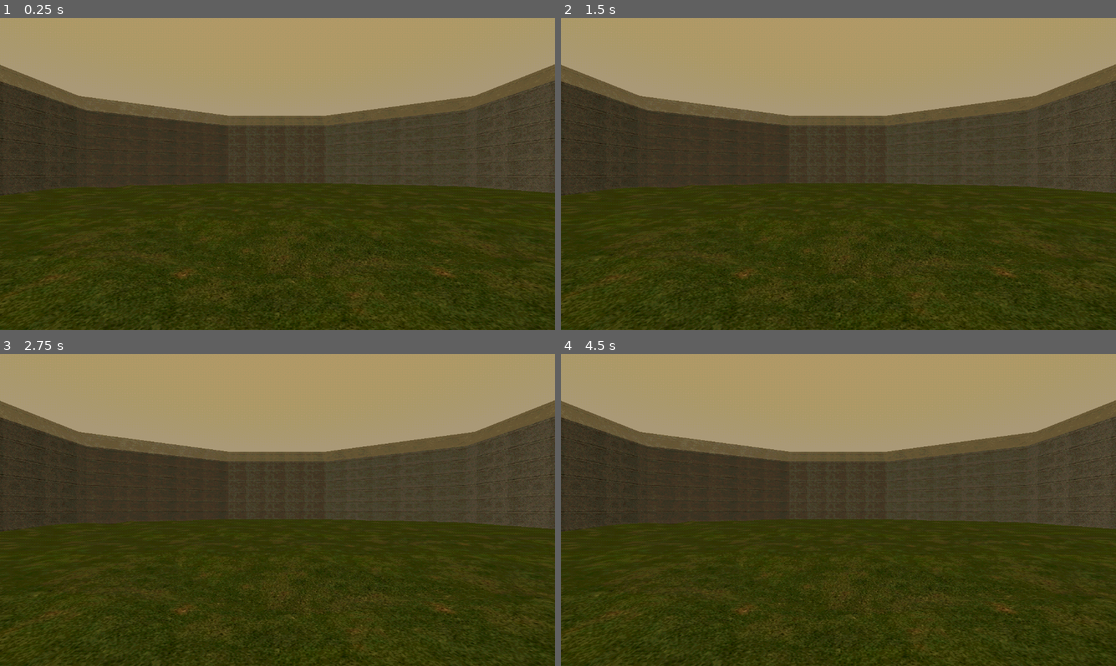
Above: before the commit, frames 1-4 (two rows, left to right).
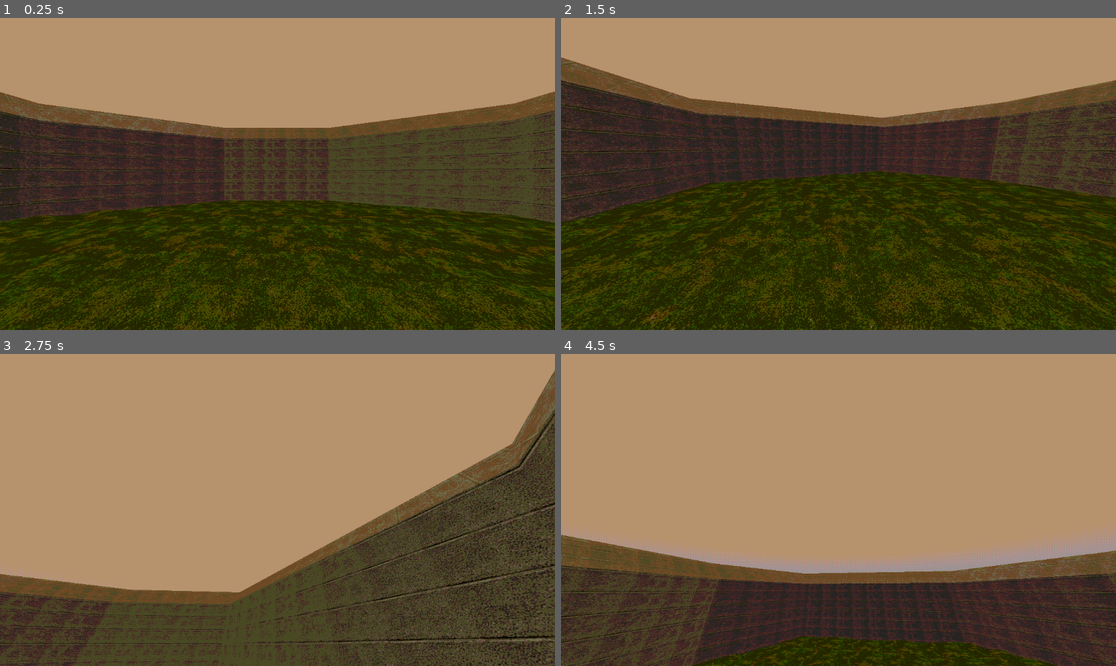
Above: after the commit, the same moments.

Repository: GamesNotFound/city-essence
Game: Godot game, scene res://scenes/game/game.tscn
The game is run twice, just before and just after one commit, with the same random seed, the same clock (stepped at 60 frames per second) and the same inputs.
Inputs (mouse positions are in pixels of both pictures, inside the frame that each line leads up to):
- Up to frame 1 (0.25 s): no input
- Up to frame 2 (1.5 s): tap Enter at 0.5 s; move the mouse to (960, 158) at 0.52 s; hold D (right, bound only after the commit) 0.53-1.28 s; tap Space (jump, bound only after the commit) at 0.6, 0.77, 1.07, 1.35 s; move the mouse to (727, 189) at 1.27 s; hold S (down, bound only after the commit) from 1.28 s (still down)
- Up to frame 3 (2.75 s): tap Space (jump, bound only after the commit) at 1.52, 1.82, 2.1 s; move the mouse to (333, 441) at 2.02 s; release S (down, bound only after the commit) at 2.03 s; hold D (right, bound only after the commit) from 2.03 s (still down)
- Up to frame 4 (4.5 s): move the mouse to (810, 572) at 2.77 s; release D (right, bound only after the commit) at 2.78 s; hold W (up, bound only after the commit) 2.78-3.53 s; tap Space (jump, bound only after the commit) at 2.85, 3.02, 3.32, 3.6, 3.77, 4.07, 4.35 s; move the mouse to (1005, 556) at 3.52 s; hold A (left, bound only after the commit) from 3.53 s (still down); move the mouse to (672, 463) at 4.27 s

The runs differ from the first frame. In frame 1, 25% of the frame differs, in the area x 0-100%, y 14-100%; in frame 2, 23%; in frame 3, 61%; in frame 4, 65%.

Commit message:
player básico

Diff:
--- a/project.godot
+++ b/project.godot
@@ -14,3 +14,41 @@
 run/main_scene="res://scenes/game/game.tscn"
 config/features=PackedStringArray("4.3", "Forward Plus")
 config/icon="res://icon.svg"
+
+[input]
+
+up={
+"deadzone": 0.5,
+"events": [Object(InputEventKey,"resource_local_to_scene":false,"resource_name":"","device":-1,"window_id":0,"alt_pressed":false,"shift_pressed":false,"ctrl_pressed":false,"meta_pressed":false,"pressed":false,"keycode":0,"physical_keycode":87,"key_label":0,"unicode":119,"location":0,"echo":false,"script":null)
+]
+}
+down={
+"deadzone": 0.5,
+"events": [Object(InputEventKey,"resource_local_to_scene":false,"resource_name":"","device":-1,"window_id":0,"alt_pressed":false,"shift_pressed":false,"ctrl_pressed":false,"meta_pressed":false,"pressed":false,"keycode":0,"physical_keycode":83,"key_label":0,"unicode":115,"location":0,"echo":false,"script":null)
+]
+}
+left={
+"deadzone": 0.5,
+"events": [Object(InputEventKey,"resource_local_to_scene":false,"resource_name":"","device":-1,"window_id":0,"alt_pressed":false,"shift_pressed":false,"ctrl_pressed":false,"meta_pressed":false,"pressed":false,"keycode":0,"physical_keycode":65,"key_label":0,"unicode":97,"location":0,"echo":false,"script":null)
+]
+}
+right={
+"deadzone": 0.5,
+"events": [Object(InputEventKey,"resource_local_to_scene":false,"resource_name":"","device":-1,"window_id":0,"alt_pressed":false,"shift_pressed":false,"ctrl_pressed":false,"meta_pressed":false,"pressed":false,"keycode":0,"physical_keycode":68,"key_label":0,"unicode":100,"location":0,"echo":false,"script":null)
+]
+}
+jump={
+"deadzone": 0.5,
+"events": [Object(InputEventKey,"resource_local_to_scene":false,"resource_name":"","device":-1,"window_id":0,"alt_pressed":false,"shift_pressed":false,"ctrl_pressed":false,"meta_pressed":false,"pressed":false,"keycode":0,"physical_keycode":32,"key_label":0,"unicode":32,"location":0,"echo":false,"script":null)
+]
+}
+sprint={
+"deadzone": 0.5,
+"events": [Object(InputEventKey,"resource_local_to_scene":false,"resource_name":"","device":-1,"window_id":0,"alt_pressed":false,"shift_pressed":false,"ctrl_pressed":false,"meta_pressed":false,"pressed":false,"keycode":0,"physical_keycode":4194325,"key_label":0,"unicode":0,"location":0,"echo":false,"script":null)
+]
+}
+quit={
+"deadzone": 0.5,
+"events": [Object(InputEventKey,"resource_local_to_scene":false,"resource_name":"","device":-1,"window_id":0,"alt_pressed":false,"shift_pressed":false,"ctrl_pressed":false,"meta_pressed":false,"pressed":false,"keycode":0,"physical_keycode":4194305,"key_label":0,"unicode":0,"location":0,"echo":false,"script":null)
+]
+}
--- /dev/null
+++ b/scenes/game/game.gd
@@ -0,0 +1,6 @@
+extends Node
+
+
+func _unhandled_input(event: InputEvent) -> void:
+	if event.is_action_pressed("quit"):
+		get_tree().quit()
--- a/scenes/game/game.tscn
+++ b/scenes/game/game.tscn
@@ -1,12 +1,14 @@
-[gd_scene load_steps=9 format=3 uid="uid://dro4t7ckgqb0g"]
+[gd_scene load_steps=11 format=3 uid="uid://dro4t7ckgqb0g"]
 
+[ext_resource type="Script" path="res://scenes/game/game.gd" id="1_i65mk"]
 [ext_resource type="Shader" path="res://shader/psx_dither.gdshader" id="1_xqin5"]
 [ext_resource type="Shader" path="res://shader/psx_fade.gdshader" id="2_tsjj2"]
 [ext_resource type="PackedScene" uid="uid://bcyppxojr31wb" path="res://scenes/levels/test.tscn" id="3_t5fk6"]
+[ext_resource type="PackedScene" uid="uid://bp46t2ugcyb41" path="res://scenes/player/player.tscn" id="4_3bajd"]
 
 [sub_resource type="ShaderMaterial" id="ShaderMaterial_gyct1"]
 shader = ExtResource("1_xqin5")
-shader_parameter/color_depth = 4
+shader_parameter/color_depth = 3
 shader_parameter/dithering = true
 
 [sub_resource type="ShaderMaterial" id="ShaderMaterial_clxld"]
@@ -25,11 +27,13 @@
 sky = SubResource("Sky_3i0em")
 ssr_enabled = true
 ssao_enabled = true
+ssao_radius = 3.33
 ssao_intensity = 5.42
 ssil_enabled = true
 sdfgi_enabled = true
 
 [node name="Game" type="Node"]
+script = ExtResource("1_i65mk")
 
 [node name="DitheringContainer" type="SubViewportContainer" parent="."]
 material = SubResource("ShaderMaterial_gyct1")
@@ -65,9 +69,7 @@
 
 [node name="Test" parent="DitheringContainer/DitheringViewport/FadeOutContainer/SubViewport" instance=ExtResource("3_t5fk6")]
 
-[node name="Camera3D" type="Camera3D" parent="DitheringContainer/DitheringViewport/FadeOutContainer/SubViewport/Test"]
-transform = Transform3D(1, 0, 0, 0, 1, 0, 0, 0, 1, 0, 0.464965, 3.00428)
-current = true
+[node name="Player" parent="DitheringContainer/DitheringViewport/FadeOutContainer/SubViewport/Test" instance=ExtResource("4_3bajd")]
 
 [node name="WorldEnvironment" type="WorldEnvironment" parent="DitheringContainer/DitheringViewport/FadeOutContainer/SubViewport"]
 environment = SubResource("Environment_cvihh")
--- /dev/null
+++ b/scenes/player/player.gd
@@ -0,0 +1,39 @@
+extends CharacterBody3D
+
+const SPEED = 3.0
+const JUMP_VELOCITY = 4.5
+const SENSITIVITY = 0.005
+
+@onready var head: Node3D = $Head
+@onready var camera: Camera3D = $Head/Camera3D
+
+func _ready() -> void:
+	Input.set_mouse_mode(Input.MOUSE_MODE_CAPTURED)
+
+func _unhandled_input(event: InputEvent) -> void:
+	if event is InputEventMouseMotion:
+		head.rotate_y(-event.relative.x * SENSITIVITY)
+		camera.rotate_x(-event.relative.y * SENSITIVITY)
+		camera.rotation.x = clamp(camera.rotation.x, deg_to_rad(-90), deg_to_rad(90))
+
+func _physics_process(delta: float) -> void:
+	# Add the gravity.
+	if not is_on_floor():
+		velocity += get_gravity() * delta
+
+	# Handle jump.
+	if Input.is_action_just_pressed("jump") and is_on_floor():
+		velocity.y = JUMP_VELOCITY
+
+	# Get the input direction and handle the movement/deceleration.
+	# As good practice, you should replace UI actions with custom gameplay actions.
+	var input_dir := Input.get_vector("left", "right", "up", "down")
+	var direction := (head.transform.basis * Vector3(input_dir.x, 0, input_dir.y)).normalized()
+	if direction:
+		velocity.x = direction.x * SPEED
+		velocity.z = direction.z * SPEED
+	else:
+		velocity.x = 0.0
+		velocity.z = 0.0
+
+	move_and_slide()
--- /dev/null
+++ b/scenes/player/player.tscn
@@ -0,0 +1,27 @@
+[gd_scene load_steps=4 format=3 uid="uid://bp46t2ugcyb41"]
+
+[ext_resource type="Script" path="res://scenes/player/player.gd" id="1_q047r"]
+
+[sub_resource type="BoxMesh" id="BoxMesh_sb1xk"]
+size = Vector3(0.8, 1.8, 0.8)
+
+[sub_resource type="ConvexPolygonShape3D" id="ConvexPolygonShape3D_gs6pq"]
+points = PackedVector3Array(0.4, 0.882931, 0.4, -0.4, -0.882932, -0.4, 0.4, -0.882931, -0.4, -0.4, 0.882932, -0.4, -0.4, -0.882931, 0.4, 0.4, 0.882931, -0.4, -0.4, 0.882931, 0.4, 0.4, -0.882931, 0.4)
+
+[node name="Player" type="CharacterBody3D"]
+script = ExtResource("1_q047r")
+
+[node name="MeshInstance3D" type="MeshInstance3D" parent="."]
+transform = Transform3D(1, 0, 0, 0, 1, 0, 0, 0, 1, 0, 0.9, 0)
+gi_mode = 2
+mesh = SubResource("BoxMesh_sb1xk")
+
+[node name="CollisionShape3D" type="CollisionShape3D" parent="."]
+transform = Transform3D(1, 0, 0, 0, 1, 0, 0, 0, 1, 0, 0.9, 0)
+shape = SubResource("ConvexPolygonShape3D_gs6pq")
+
+[node name="Head" type="Node3D" parent="."]
+transform = Transform3D(1, 0, 0, 0, 1, 0, 0, 0, 1, 0, 1.45049, 0)
+
+[node name="Camera3D" type="Camera3D" parent="Head"]
+fov = 90.0
